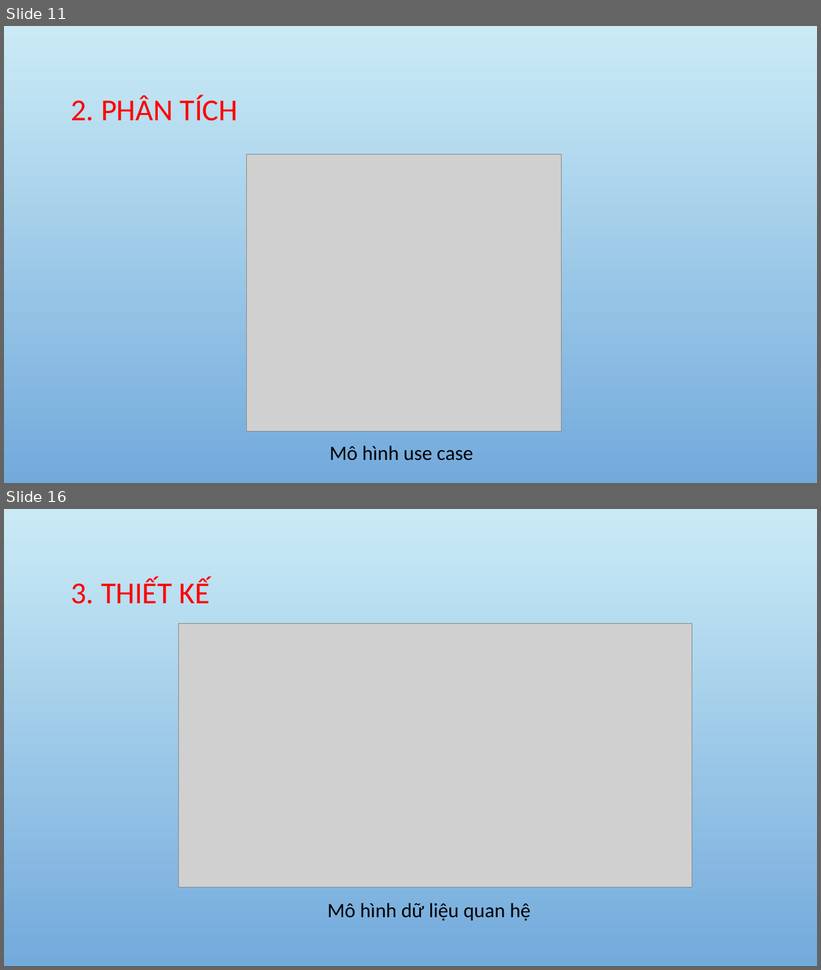
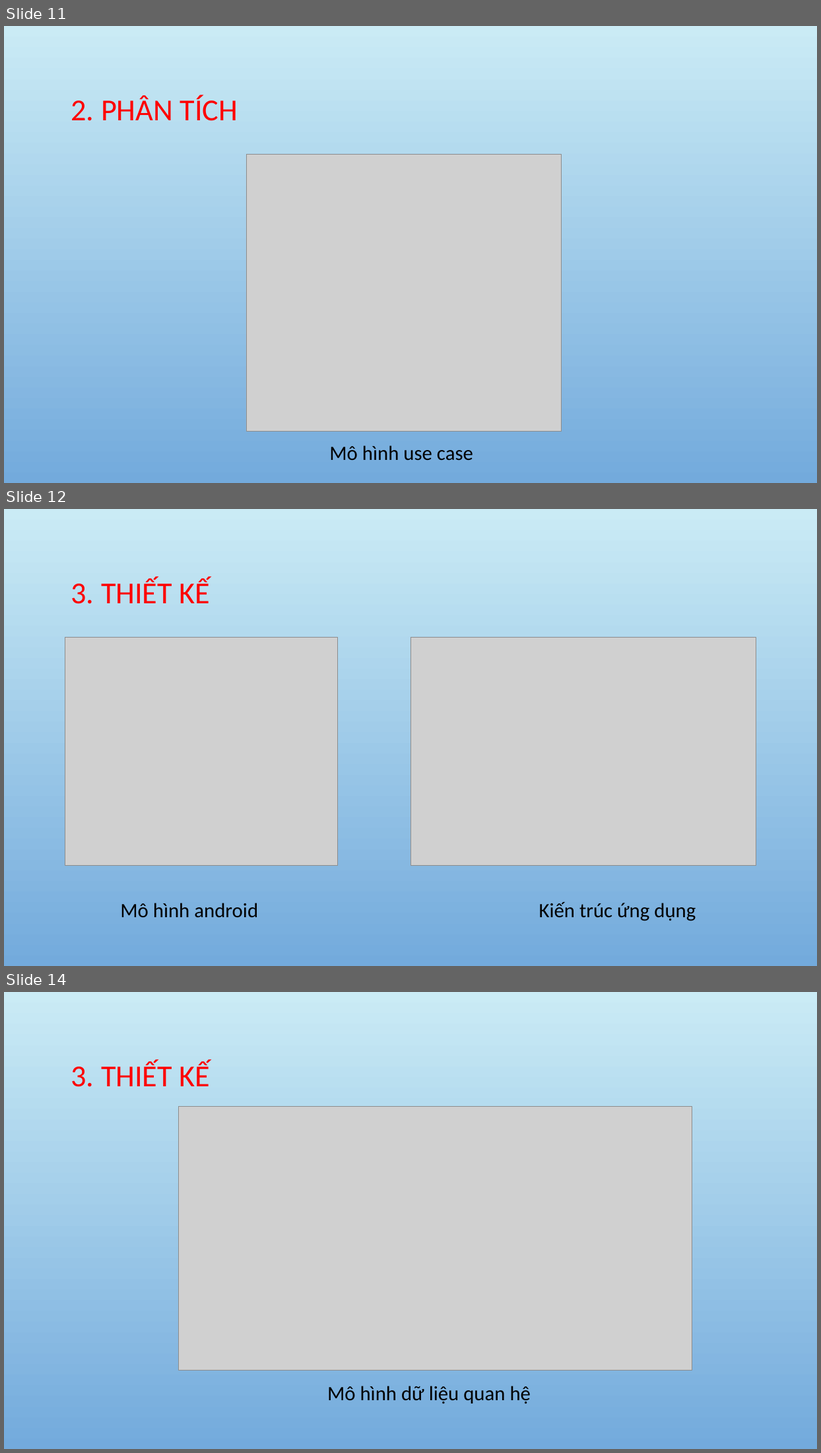
Before and after one commit to tuongthanh98/GraduationThsis, a slide deck: GraduationThsis_powpoint.pptx. Shown one above the other, each under a label of ours: slides 11 and 16 before the commit, slides 11, 12 and 14 after it; the slides between them are not shown. The pictures are 821x970 and 821x1453 pixels, drawn with LibreOffice and Linux fonts; fonts in the diff are those of the drawing; grey boxes stand for pictures; background and template pictures are left out. Boxes give left, top, right and bottom in pixels: in the first picture for what was removed or moved away, otherwise in the second. Text is boxed around its words. In the diff, an @@ line names an element or a change of style, - is before the commit and + after.

```diff
--- a/GraduationThsis_powpoint.pptx
+++ b/GraduationThsis_powpoint.pptx
@@ slide 12 added at (4,509,817,966), background picture (left out) @@
@@ title added at (71,578,210,604), 36 pt, text #FF0000 @@
+3. THIẾT KẾ
@@ picture added at (65,638,338,866) @@
@@ picture added at (411,638,757,866) @@
@@ text added at (120,903,258,918), 24 pt, text #000000 @@
+Mô hình android
@@ text added at (539,902,696,921), 24 pt, text #000000 @@
+Kiến trúc ứng dụng
@@ what was slide 16 is now slide 14 @@
```
Also in this commit, not shown: 3 slides changed, 1 other slide added, 4 slides removed.
